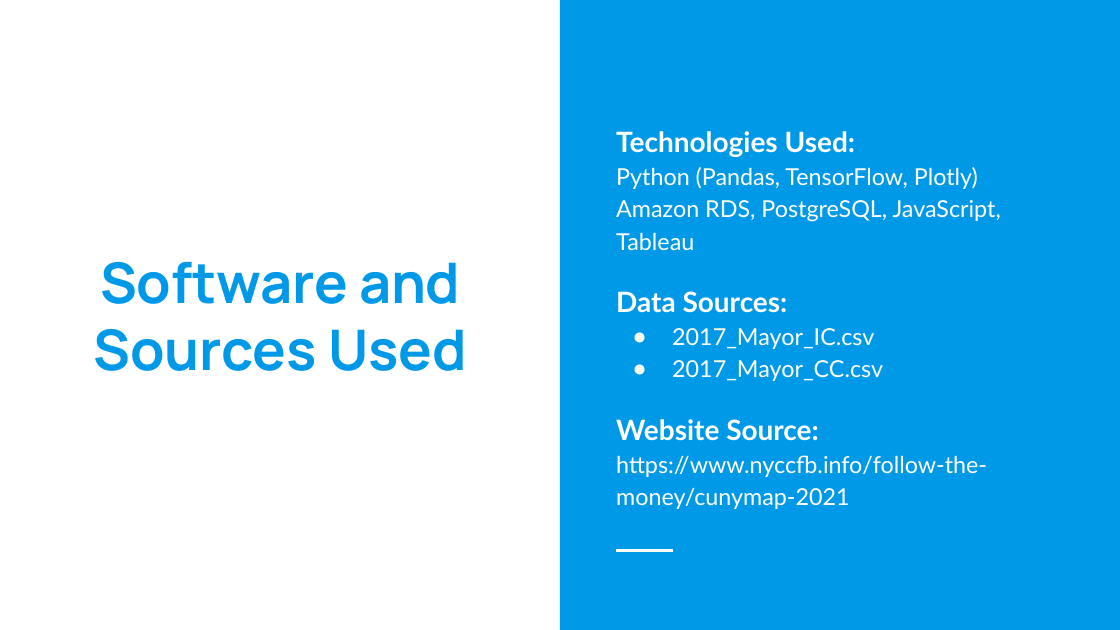
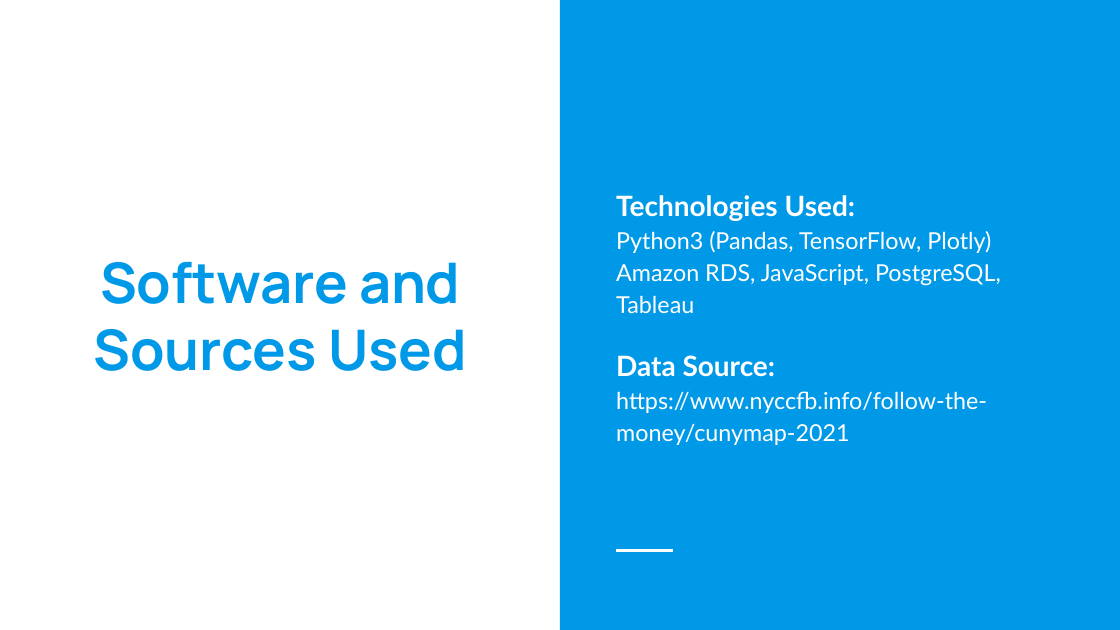
Before and after one commit to ssheggrud/Mod_20_Project, a slide deck: slide 2 of Presentation/Group5Presentation.pptx. Drawn at 1120x630 pixels with LibreOffice and Linux fonts; fonts in the diff are those of the drawing. Boxes give left, top, right and bottom in pixels: in the first picture for what was removed or moved away, otherwise in the second. Text is boxed around its words. In the diff, an @@ line names an element or a change of style, - is before the commit and + after.

```diff
--- a/Presentation/Group5Presentation.pptx
+++ b/Presentation/Group5Presentation.pptx
@@ text at (616, 231, 1001, 377): text changed @@
-Python (Pandas, TensorFlow, Plotly) Amazon RDS, PostgreSQL, JavaScript, Tableau
-Data Sources:
-● 2017_Mayor_IC.csv
-● 2017_Mayor_CC.csv
-Website Source:
+Python3 (Pandas, TensorFlow, Plotly) Amazon RDS, JavaScript, PostgreSQL, Tableau
+Data Source:
```
Also in this commit, not shown: 3 other slides changed, 1 slide added, 2 slides removed.
